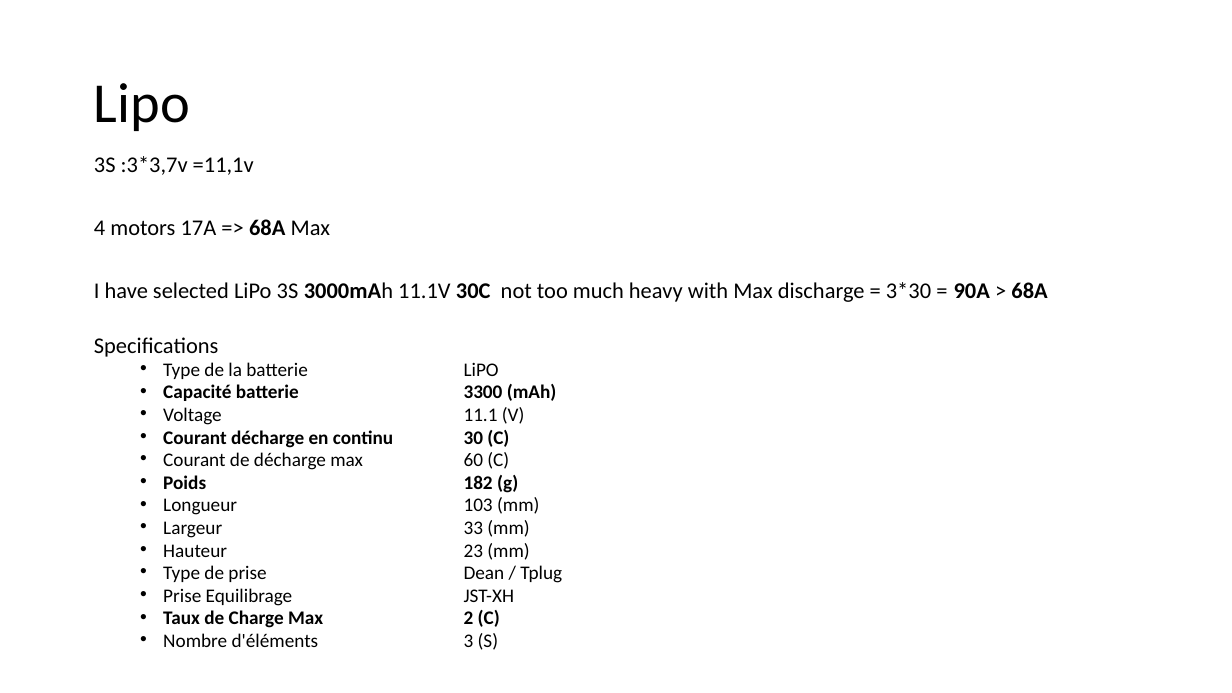
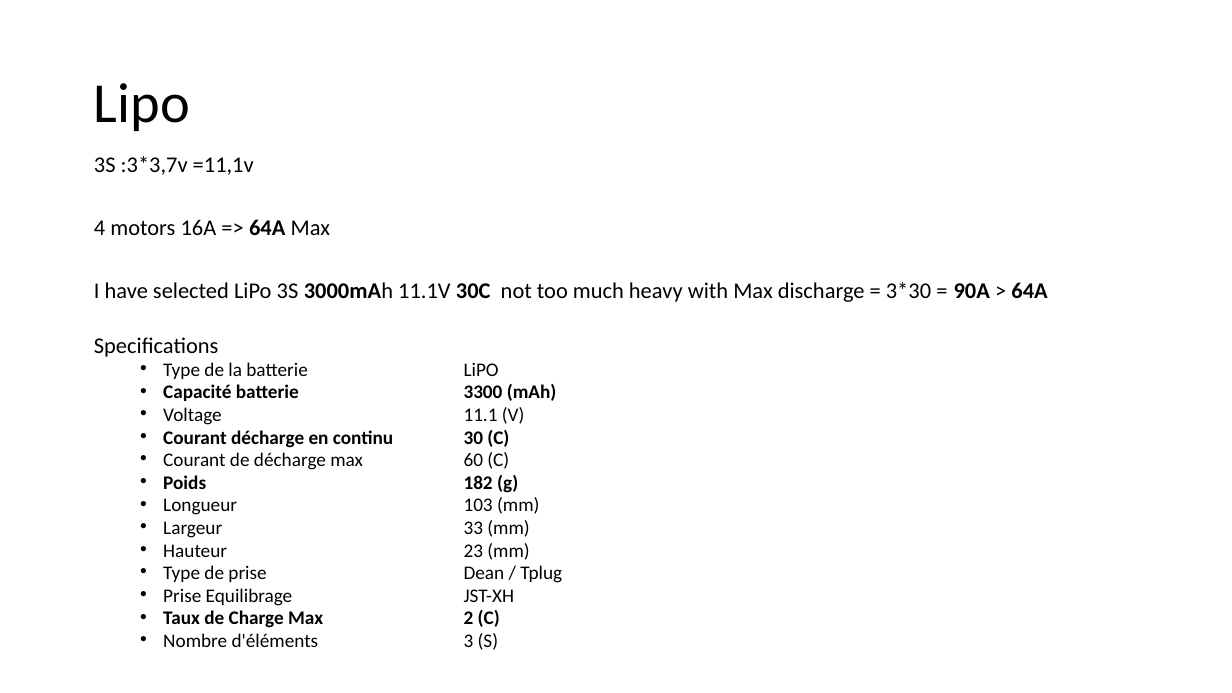
Before and after one commit to RobotEdh/RobotMicroControl, a slide deck: slide 17 of libraries/Diagramm Drone.pptx (slide 20 before the commit). Drawn at 1232x693 pixels with LibreOffice and Linux fonts; fonts in the diff are those of the drawing. Boxes give left, top, right and bottom in pixels: in the first picture for what was removed or moved away, otherwise in the second. Text is boxed around its words. In the diff, an @@ line names an element or a change of style, - is before the commit and + after.

```diff
--- a/libraries/Diagramm Drone.pptx
+++ b/libraries/Diagramm Drone.pptx
@@ text at (94,219,1047,302): text changed @@
-4 motors 17A => 68A Max
-I have selected LiPo 3S 3000mAh 11.1V 30C not too much heavy with Max discharge = 3*30 = 90A > 68A
+4 motors 16A => 64A Max
+I have selected LiPo 3S 3000mAh 11.1V 30C not too much heavy with Max discharge = 3*30 = 90A > 64A
```
Also in this commit, not shown: 4 other slides changed, 3 slides removed, 4 other files.
